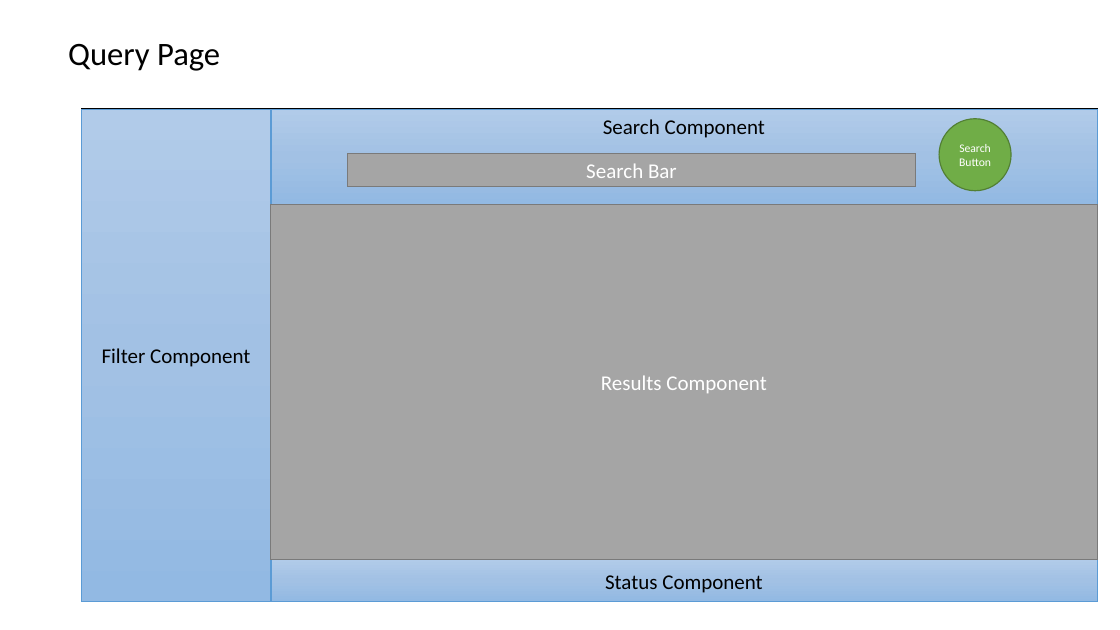
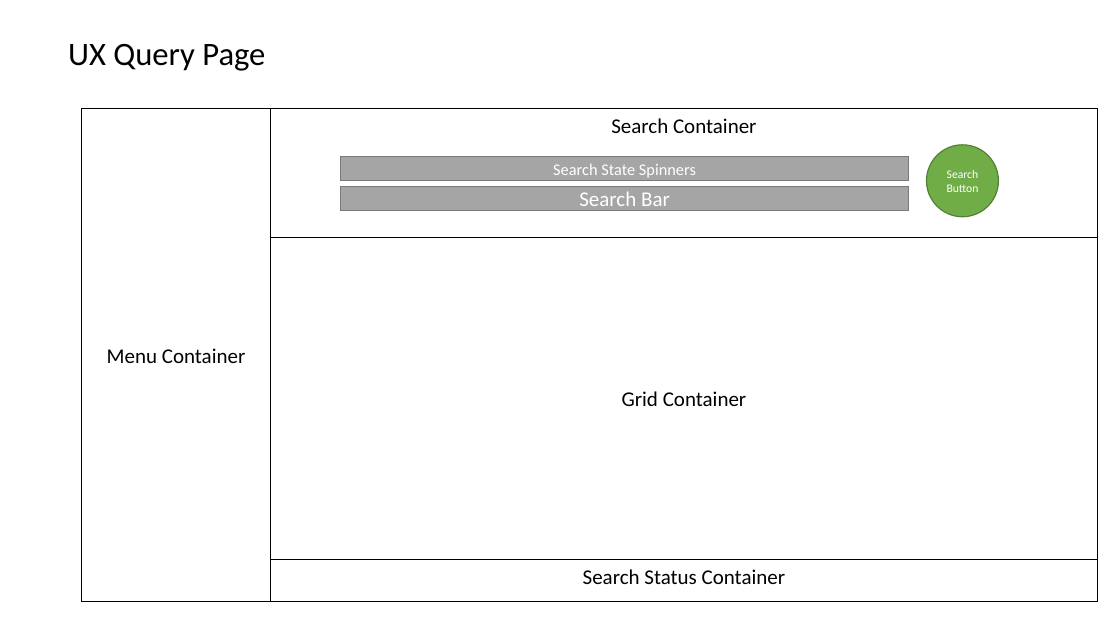
Before and after one commit to datim/squid, a slide deck: slide 23 of docs/design.pptx. Drawn at 1120x630 pixels with LibreOffice and Linux fonts; fonts in the diff are those of the drawing. Boxes give left, top, right and bottom in pixels: in the first picture for what was removed or moved away, otherwise in the second. Text is boxed around its words. In the diff, an @@ line names an element or a change of style, - is before the commit and + after.

Commit message:
Connect Search Button to Back End (#21)
* Add initial search container component

* Add initial state to reducers, components

* get initial reducer working

* add thunk

* Fix search post method on BE controller

* Trigger search query from start button

* Add start and stop to search button

* clear input when input clicked for the first time

```diff
--- a/docs/design.pptx
+++ b/docs/design.pptx
@@ text at (68, 43, 265, 71): text changed @@
-Query Page
+UX Query Page
@@ rectangle "Menu Container" at (82, 109, 271, 602): fill gradient #B1CBE9 to #A3C1E5 to #93B9E4 to #FFFFFF; outline #5B9BD5 0.5 pt to #000000 1 pt @@
@@ rectangle "Search Container": place and size @@
-rectangle "Search Container" at (271, 109, 1097, 205)
+rectangle "Search Container" at (271, 109, 1097, 238)
@@ rectangle "Search Container" at (271, 109, 1097, 238): fill gradient #B1CBE9 to #A3C1E5 to #93B9E4 to #FFFFFF; outline #5B9BD5 0.5 pt to #000000 1 pt @@
@@ text in rectangle at (611, 118, 756, 133): text changed @@
-Search Component
+Search Container
@@ ellipse "Search Button": place and size @@
-ellipse "Search Button" at (939, 118, 1012, 191)
+ellipse "Search Button" at (927, 145, 999, 217)
@@ rectangle added at (340, 157, 909, 181), fill #A5A5A5, outline #7A7A7A 1 pt, 14 pt, text #FFFFFF @@
+Search State Spinners
@@ rectangle "Search Bar": place and size @@
-rectangle "Search Bar" at (348, 154, 917, 187)
+rectangle "Search Bar" at (340, 187, 909, 210)
@@ rectangle "Grid Container": place and size @@
-rectangle "Grid Container" at (271, 205, 1097, 560)
+rectangle "Grid Container" at (271, 238, 1097, 560)
@@ rectangle "Grid Container" at (271, 238, 1097, 560): fill #A5A5A5 to #FFFFFF; outline #7A7A7A 1 pt to #000000 1 pt @@
@@ text in rectangle at (107, 348, 245, 363): text changed @@
-Filter Component
+Menu Container
@@ text in rectangle at (622, 391, 746, 406): text changed; text colour #FFFFFF to #000000 @@
-Results Component
+Grid Container
@@ rectangle "Search Status Container" at (271, 560, 1097, 602): vertical alignment middle to top; fill gradient #B1CBE9 to #A3C1E5 to #93B9E4 to #FFFFFF; outline #5B9BD5 0.5 pt to #000000 1 pt @@
@@ text in rectangle at (583, 569, 786, 584): text changed @@
-Status Component
+Search Status Container
```
Also in this commit, not shown: 1 slide added, 1 slide removed, 18 other files.
